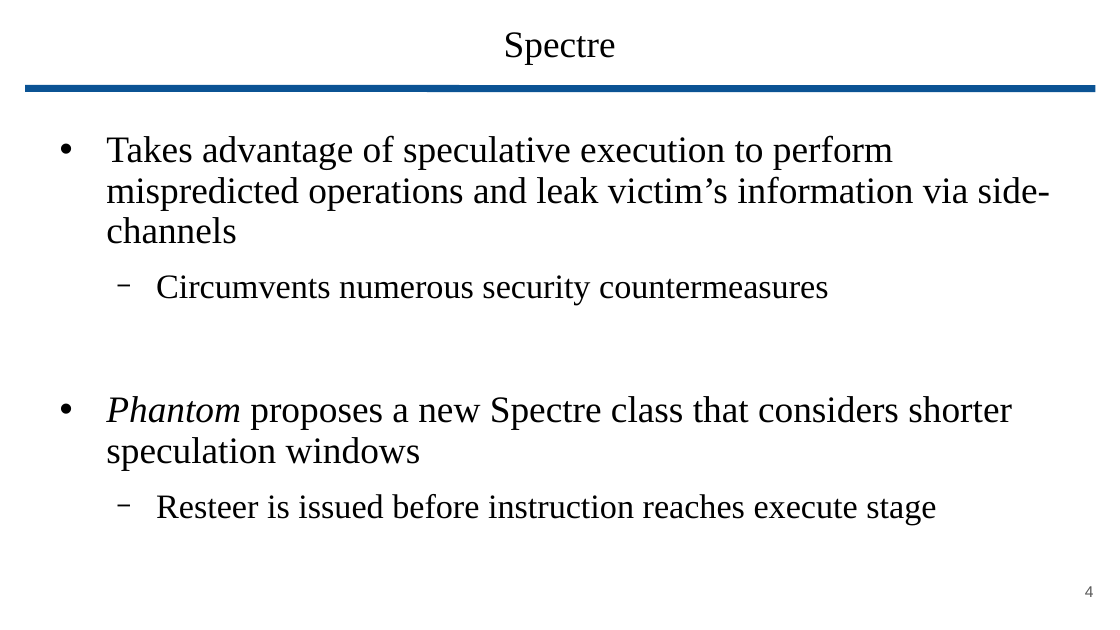
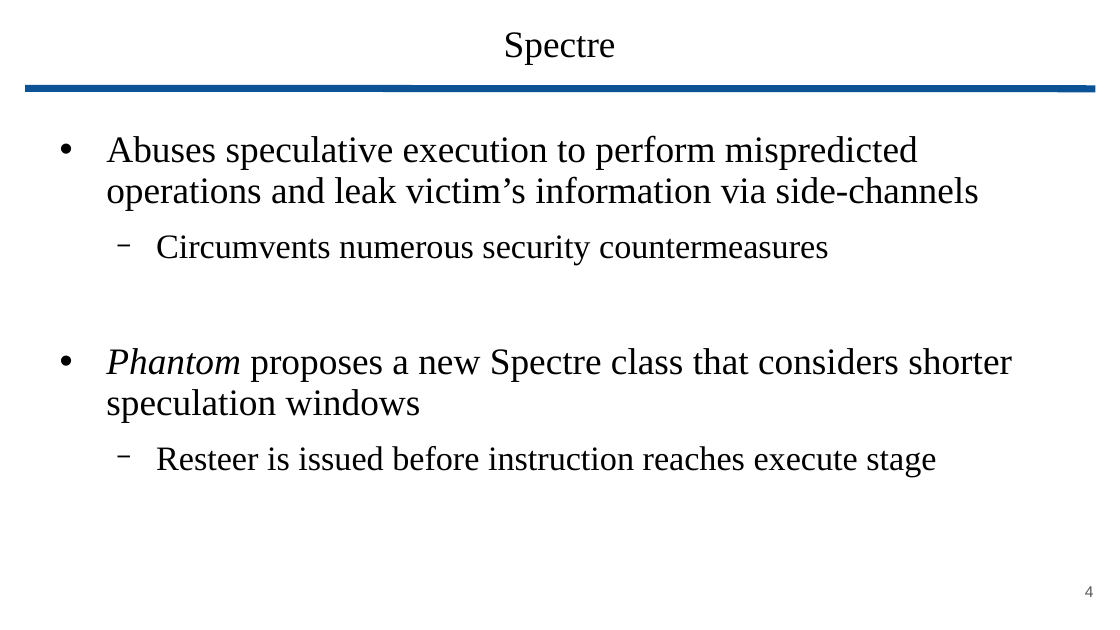
Before and after one commit to wbuz24/grad-research, a slide deck: slide 4 of presentations/Phantom.pptx. Drawn at 1120x630 pixels with LibreOffice and Linux fonts; fonts in the diff are those of the drawing. Boxes give left, top, right and bottom in pixels: in the first picture for what was removed or moved away, otherwise in the second. Text is boxed around its words. In the diff, an @@ line names an element or a change of style, - is before the commit and + after.

```diff
--- a/presentations/Phantom.pptx
+++ b/presentations/Phantom.pptx
@@ text at [106,135,979,210]: text changed @@
-• Takes advantage of speculative execution to perform mispredicted operations and leak victim’s information via side-channels
+• Abuses speculative execution to perform mispredicted operations and leak victim’s information via side-channels
```
Also in this commit, not shown: 4 other slides changed, 2 slides added, 1 slide removed.
